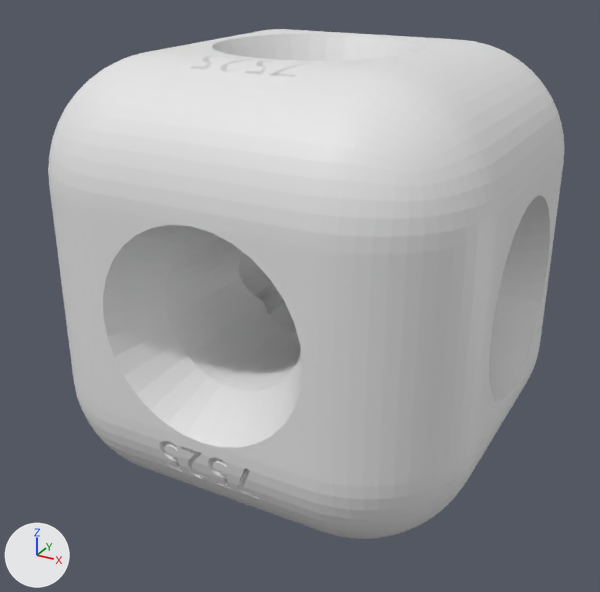
The Blender file teamscore.blend as it was, and as the next commit left it.
The view is the same before and after, from a 50 mm lens placed at (0.0887, -0.1697, 0.074), pointed at (-0.0019, -0.0051, -0.0082). Arrows for +X, +Y and +Z are at lower left; the lights stay in place.
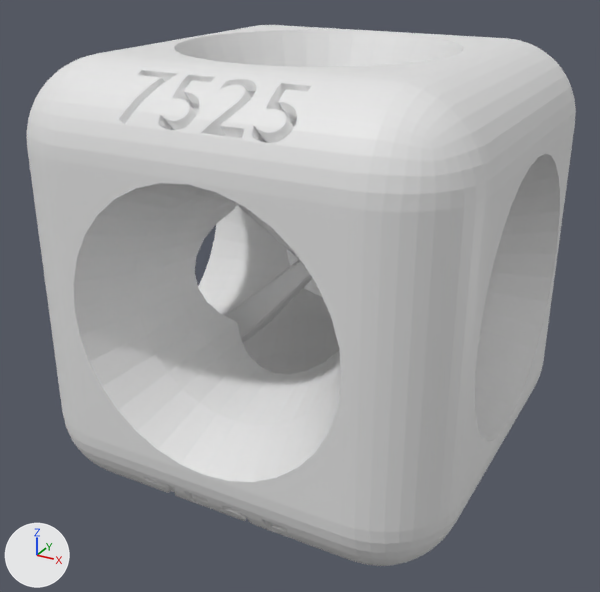
Location of each change, (x1, y1, x2, y2) in pixels of the pictures (600 x 592 px):
'Cube', reshaped, rescaled, modifiers changed (6% wider, 6% taller): before (48, 29, 564, 539); after (27, 25, 576, 566)

What changed in the scene script:
```text
Change me_cube_002:
    used by ob_cube; location = (0.0, 0.0, 0.0); scale = (0.0508, 0.0508, 0.0508)
    remove me_cube_002.from_pydata(...)  # 4346 vertices, 4061 faces; spans x -1.0..1.0, y -1.0..1.0, z -1.0..1.0
    add me_cube_002.from_pydata(...)  # 8 vertices, 6 faces; spans x -0.3..0.3, y -0.3..0.3, z -0.3..0.3
    me_cube_002 part 1: 4346 vertices removed from x -1.0..1.0, y -1.0..1.0, z -1.0..1.0; 8 vertices added at x -0.3..0.3, y -0.3..0.3, z -0.3..0.3, forming a box
Add me_cube_004:
    me_cube_004.from_pydata([(-0.3, -0.3, 0.0), (-1.37, -0.59, 0.3), (-0.3, 0.3, 0.0), (-1.37, 0.59, 0.3), (0.3, -0.3, 0.0), (1.37, -0.59, 0.3), (0.3, 0.3, 0.0), (1.37, 0.59, 0.3)], [], [(0, 1, 3, 2), (2, 3, 7, 6), (6, 7, 5, 4), (4, 5, 1, 0), (2, 6, 4, 0), (7, 3, 1, 5)])
Change ob_cube:
    ob_cube.scale: (0.0508, 0.0508, 0.0508) -> (0.167, 0.167, 0.167)
    add _m = ob_cube.modifiers.new('Bevel', 'BEVEL')
    add _m.width = 0.111
    add _m.width_pct = 0.111
    add _m.segments = 10
    add _m = ob_cube.modifiers.new('Boolean', 'BOOLEAN')
    add _m.object = ob_cylinder
    add _m = ob_cube.modifiers.new('Boolean.001', 'BOOLEAN')
    add _m.object = ob_cylinder_001
    add _m = ob_cube.modifiers.new('Boolean.002', 'BOOLEAN')
    add _m.object = ob_cylinder_002
    add _m = ob_cube.modifiers.new('Boolean.003', 'BOOLEAN')
    add _m.object = ob_text
    add _m = ob_cube.modifiers.new('Boolean.004', 'BOOLEAN')
    add _m.object = ob_text_001
    add _m = ob_cube.modifiers.new('Boolean.005', 'BOOLEAN')
    add _m.object = ob_text_002
    add _m = ob_cube.modifiers.new('Boolean.006', 'BOOLEAN')
    add _m.object = ob_text_003
    add _m = ob_cube.modifiers.new('Boolean.007', 'BOOLEAN')
    add _m.object = ob_cube_001
    add _m.operation = 'UNION'
    add _m = ob_cube.modifiers.new('Boolean.008', 'BOOLEAN')
    add _m.object = ob_cube_002
    add _m.operation = 'UNION'
Add ob_text_002:
    ob_text_002 = bpy.data.objects.new('Text.002', me_text_002)  # 1004 vertices, 737 faces; spans x 0.05..1.94, y -0.01..0.69, z -0.13..0.13
    ob_text_002.location = (-0.0191, 0.0483, -0.0406)
    ob_text_002.rotation_euler = (-2.356, 0.0, 0.0)  # degrees (-135, 0, 0)
    ob_text_002.scale = (0.0202, 0.0181, 0.03)
Add ob_cylinder:
    ob_cylinder = bpy.data.objects.new('Cylinder', me_cylinder)  # 352 vertices, 322 faces; spans x -0.51..0.51, y -0.51..0.51, z -1.02..1.02
    ob_cylinder.location = (0.0, 0.0, 0.0)
    ob_cylinder.scale = (0.0625, 0.0625, 0.0625)
Add ob_cylinder_002:
    ob_cylinder_002 = bpy.data.objects.new('Cylinder.002', me_cylinder.copy())
    ob_cylinder_002.location = (0.0, 0.0, 0.0)
    ob_cylinder_002.rotation_euler = (1.571, 0.0, 0.0)  # degrees (90, 0, 0)
    ob_cylinder_002.scale = (0.0625, 0.0625, 0.0625)
Add ob_cube_001:
    ob_cube_001 = bpy.data.objects.new('Cube.001', me_cube_004)  # modifiers MIRROR, BEVEL
    ob_cube_001.location = (0.0, 0.0, 0.0)
    ob_cube_001.rotation_euler = (-0.785, 0.0, 1.571)  # degrees (-45, 0, 90)
    ob_cube_001.scale = (0.00833, 0.00833, 0.125)
Add ob_cube_002:
    ob_cube_002 = bpy.data.objects.new('Cube.002', me_cube_004.copy())  # modifiers MIRROR, BEVEL
    ob_cube_002.location = (0.0, 0.0, 0.0)
    ob_cube_002.rotation_euler = (0.785, 0.0, 1.571)  # degrees (45, 0, 90)
    ob_cube_002.scale = (0.00833, 0.00833, 0.125)
Add ob_text_001:
    ob_text_001 = bpy.data.objects.new('Text.001', me_text_002.copy())
    ob_text_001.location = (-0.0191, 0.0406, 0.0483)
    ob_text_001.rotation_euler = (-0.785, 0.0, 0.0)  # degrees (-45, 0, 0)
    ob_text_001.scale = (0.0202, 0.0181, 0.03)
Add ob_cylinder_001:
    ob_cylinder_001 = bpy.data.objects.new('Cylinder.001', me_cylinder.copy())
    ob_cylinder_001.location = (0.0, 0.0, 0.0)
    ob_cylinder_001.rotation_euler = (0.0, 1.571, 0.0)  # degrees (0, 90, 0)
    ob_cylinder_001.scale = (0.0625, 0.0625, 0.0625)
Add ob_text:
    ob_text = bpy.data.objects.new('Text', me_text_002.copy())
    ob_text.location = (-0.0191, -0.0483, 0.0406)
    ob_text.rotation_euler = (0.785, 0.0, 0.0)  # degrees (45, 0, 0)
    ob_text.scale = (0.0202, 0.0181, 0.03)
Add ob_text_003:
    ob_text_003 = bpy.data.objects.new('Text.003', me_text_002.copy())
    ob_text_003.location = (-0.0191, -0.0406, -0.0483)
    ob_text_003.rotation_euler = (2.356, 0.0, 0.0)  # degrees (135, 0, 0)
    ob_text_003.scale = (0.0202, 0.0181, 0.03)
```
